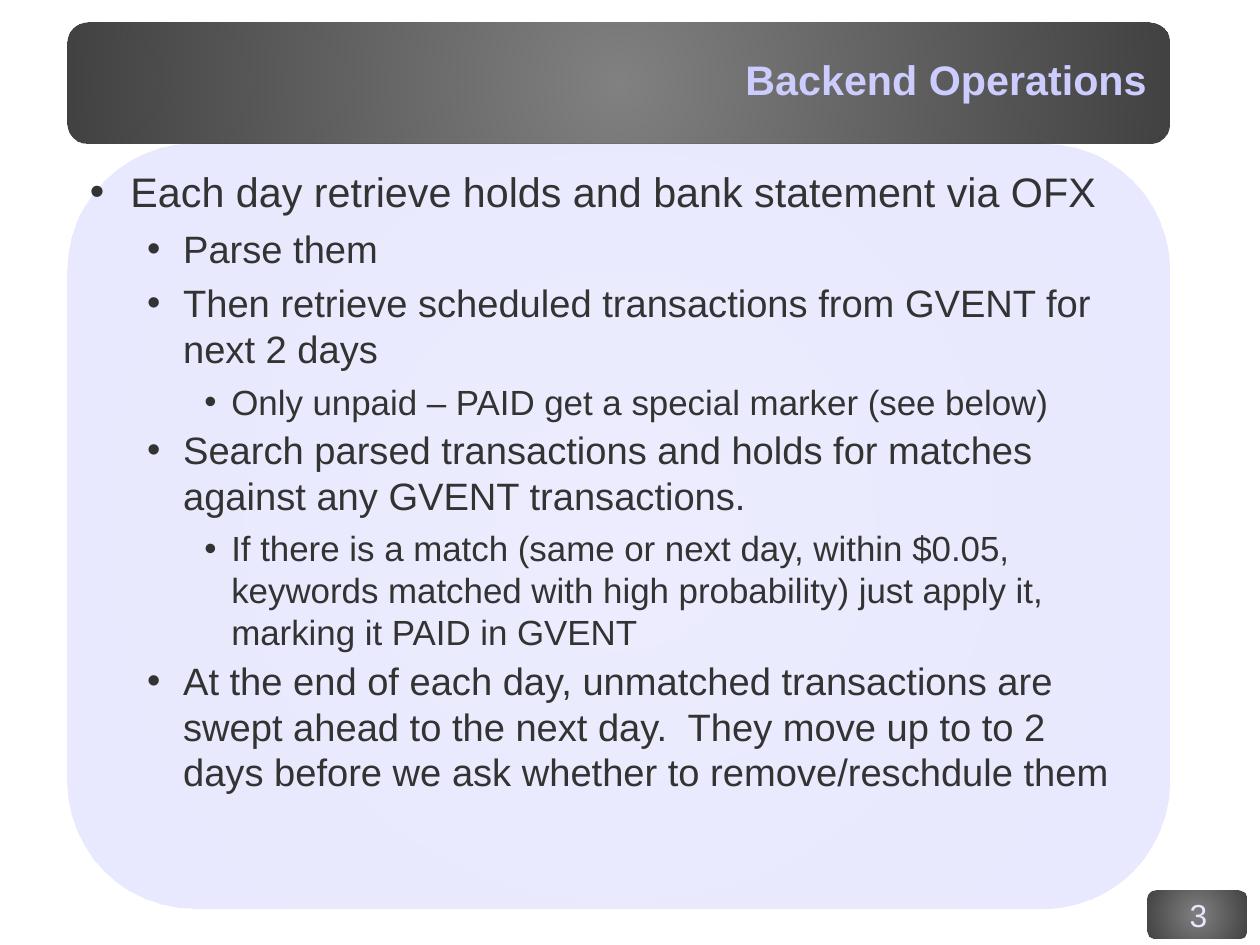
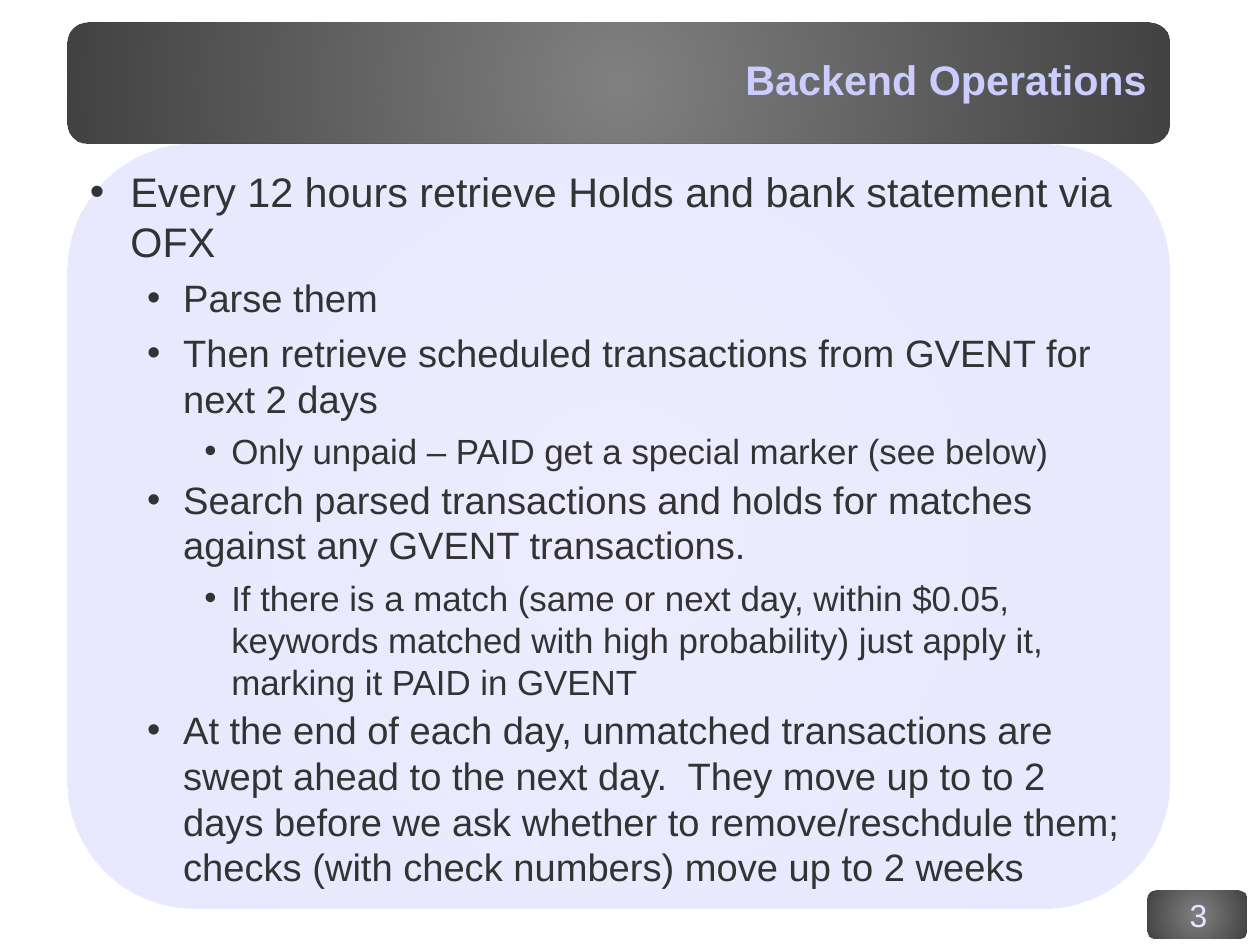
Before and after one commit to corydodt/Afloat, a slide deck: slide 3 of doc/afloat.odp. Drawn at 1260x945 pixels with LibreOffice and Linux fonts; fonts in the diff are those of the drawing; background and template pictures are left out. Boxes give left, top, right and bottom in pixels: in the first picture for what was removed or moved away, otherwise in the second. Text is boxed around its words. In the diff, an @@ line names an element or a change of style, - is before the commit and + after.

```diff
--- a/doc/afloat.odp
+++ b/doc/afloat.odp
@@ text at [130,177,1112,258]: text changed @@
-• Each day retrieve holds and bank statement via OFX
+• Every 12 hours retrieve Holds and bank statement via OFX
@@ text at [183,716,1119,889]: text changed @@
-  • At the end of each day, unmatched transactions are swept ahead to the next day. They move up to to 2 days before we ask whether to remove/reschdule them
+  • At the end of each day, unmatched transactions are swept ahead to the next day. They move up to to 2 days before we ask whether to remove/reschdule them; checks (with check numbers) move up to 2 weeks
```
Also in this commit, not shown: 2 other slides changed, 6 slides added.
